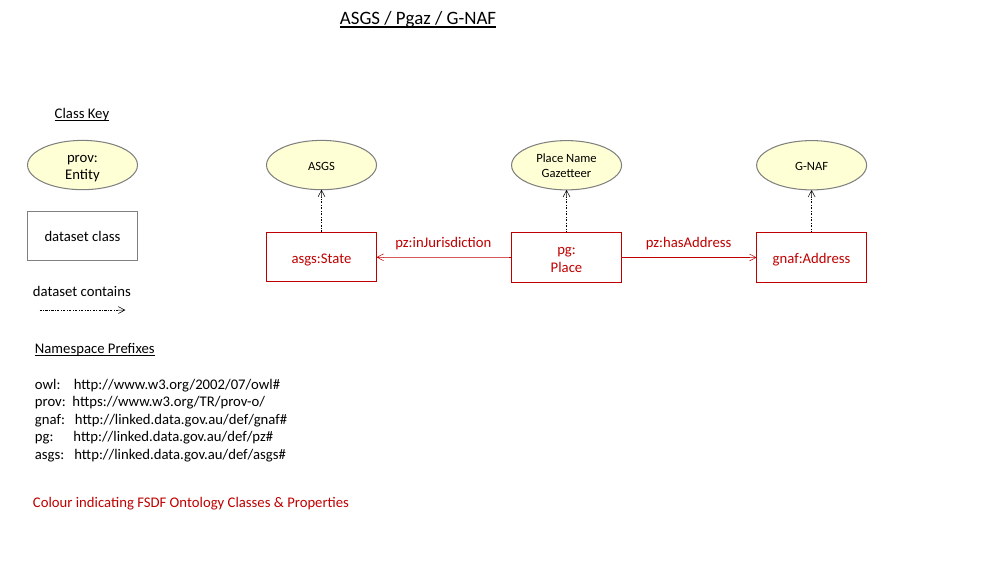
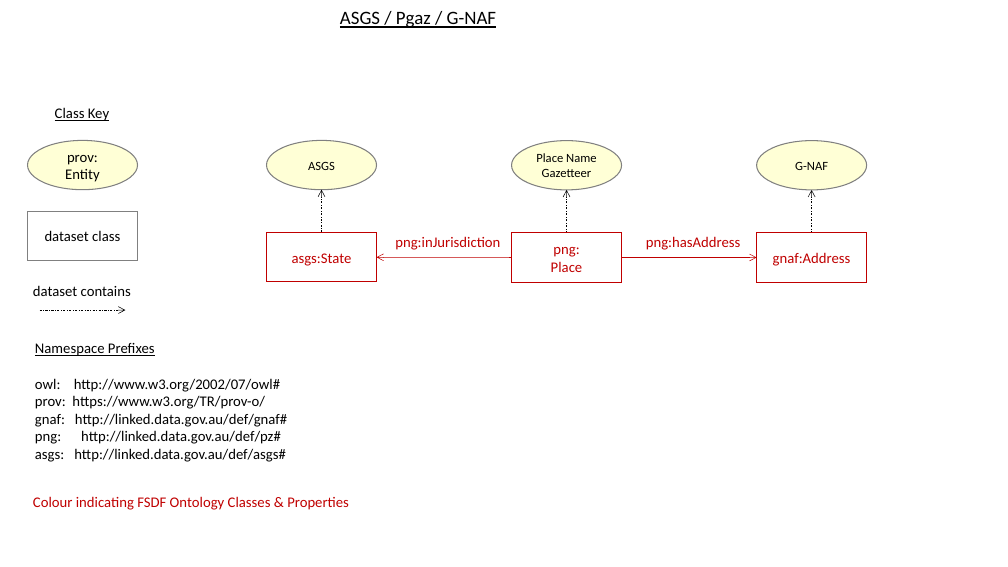
Before and after one commit to GeoscienceAustralia/fsdf-ont, a slide deck: slide 6 of docs/fsdf-ont-images.pptx (slide 5 before the commit). Drawn at 1008x567 pixels with LibreOffice and Linux fonts; fonts in the diff are those of the drawing. Boxes give left, top, right and bottom in pixels: in the first picture for what was removed or moved away, otherwise in the second. Text is boxed around its words. In the diff, an @@ line names an element or a change of style, - is before the commit and + after.

```diff
--- a/docs/fsdf-ont-images.pptx
+++ b/docs/fsdf-ont-images.pptx
@@ text at (395, 236, 500, 250): text changed @@
-pz:inJurisdiction
+png:inJurisdiction
@@ text at (646, 236, 741, 250): text changed @@
-pz:hasAddress
+png:hasAddress
@@ text in rectangle at (551, 247, 583, 272): text changed @@
-pg:
-Place
+png:
+Place
@@ text at (35, 413, 287, 444): text changed @@
-gnaf: http://linked.data.gov.au/def/gnaf#
-pg: http://linked.data.gov.au/def/pz#
+gnaf: http://linked.data.gov.au/def/gnaf#
+png: http://linked.data.gov.au/def/pz#
```
Also in this commit, not shown: 4 other files.
